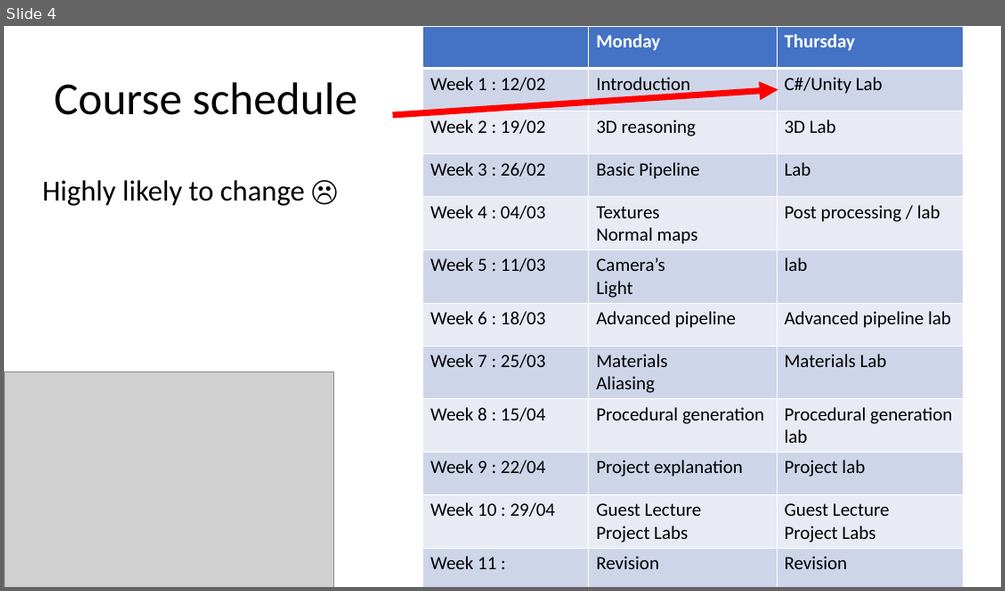
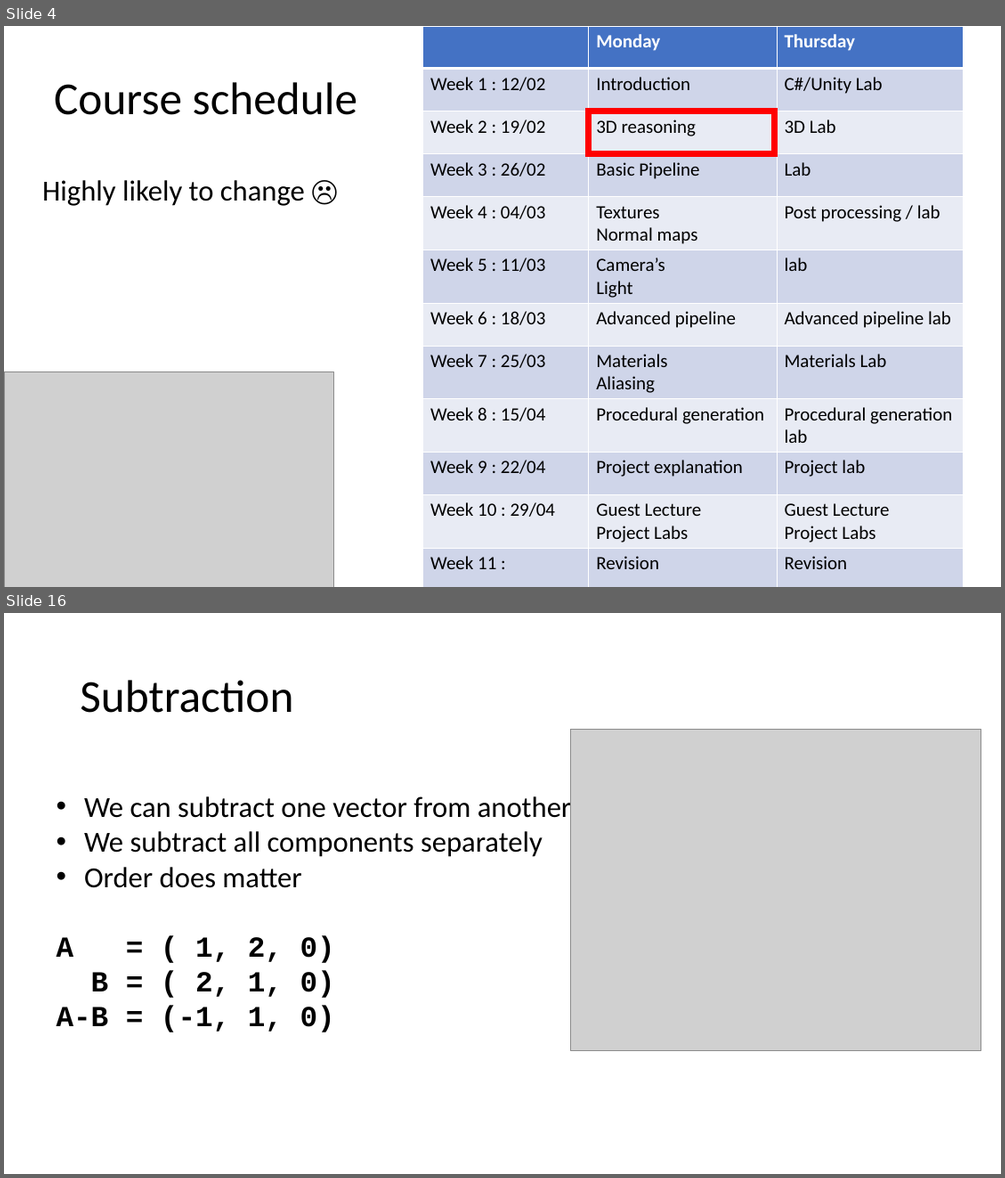
Before and after one commit to harveypekar/3dgraphics, a slide deck: course/3d_slides_w2a.pptx. Shown one above the other, each under a label of ours: slide 4 before the commit, slides 4 and 16 after it; the slides between them are not shown. The pictures are 1005x591 and 1005x1178 pixels, drawn with LibreOffice and Linux fonts; fonts in the diff are those of the drawing; grey boxes stand for pictures. Boxes give left, top, right and bottom in pixels: in the first picture for what was removed or moved away, otherwise in the second. Text is boxed around its words. In the diff, an @@ line names an element or a change of style, - is before the commit and + after.

```diff
--- a/course/3d_slides_w2a.pptx
+++ b/course/3d_slides_w2a.pptx
@@ slide 16 added at [4, 613, 1001, 1174], background #FFFFFF @@
@@ title added at [80, 680, 293, 713], 44 pt, text #000000 @@
+Subtraction
@@ picture added at [570, 730, 980, 1051] @@
@@ text added at [57, 794, 572, 1032], 28 pt, text #000000 @@
+• We can subtract one vector from another
+• We subtract all components separately
+• Order does matter
+A = ( 1, 2, 0)
+B = ( 2, 1, 0)
+A-B = (-1, 1, 0)
@@ slide 4 changed as well @@
@@ arrow removed from (393, 115) to (778, 89) @@
@@ rectangle added at [589, 111, 775, 154], outline #FF0000 6 pt @@
```
Also in this commit, not shown: 1 other slide changed, 56 other slides added, 31 slides removed.
